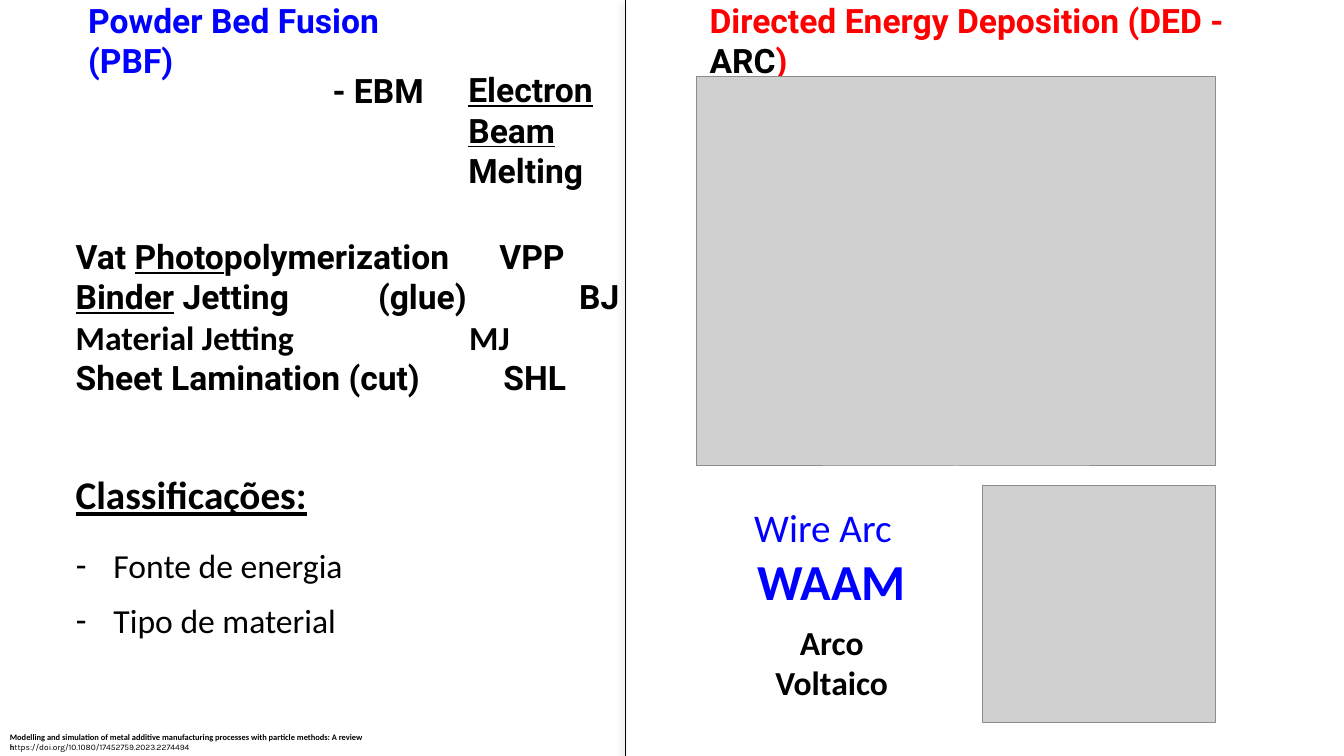
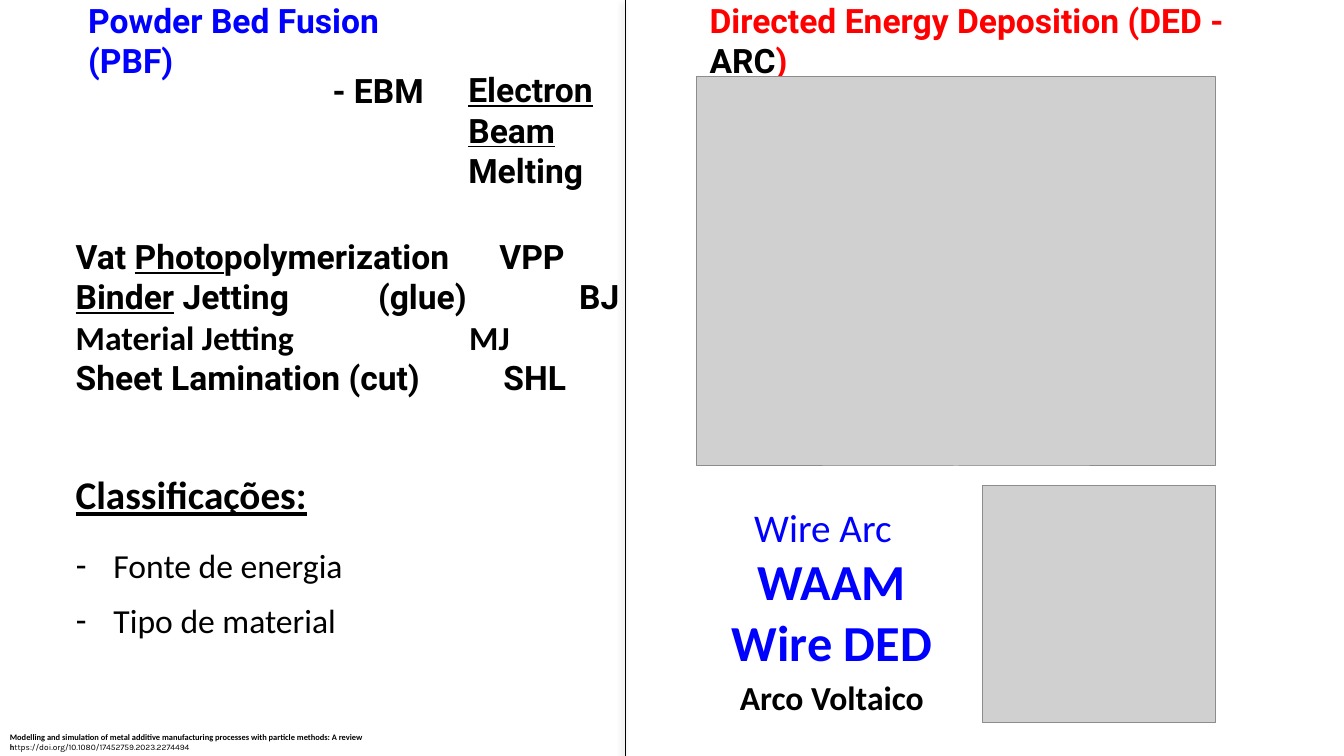
Before and after one commit to grossiRM/AM_FEG, a slide deck: slide 2 of Plano_V02_iii_AM_FEG/e____Modelagem_MA_Resumo_RMG.pptx. Drawn at 1344x756 pixels with LibreOffice and Linux fonts; fonts in the diff are those of the drawing; grey boxes stand for pictures. Boxes give left, top, right and bottom in pixels: in the first picture for what was removed or moved away, otherwise in the second. Text is boxed around its words. In the diff, an @@ line names an element or a change of style, - is before the commit and + after.

```diff
--- a/Plano_V02_iii_AM_FEG/e____Modelagem_MA_Resumo_RMG.pptx
+++ b/Plano_V02_iii_AM_FEG/e____Modelagem_MA_Resumo_RMG.pptx
@@ text at box(732, 625, 932, 662): paragraph added @@
+Wire DED
@@ text "Arco Voltaico" rewrapped from box(775, 633, 888, 696) to box(740, 686, 924, 711) @@
```
Also in this commit, not shown: 5 other slides changed, 3 slides added, 2 slides removed, 12 other files.
